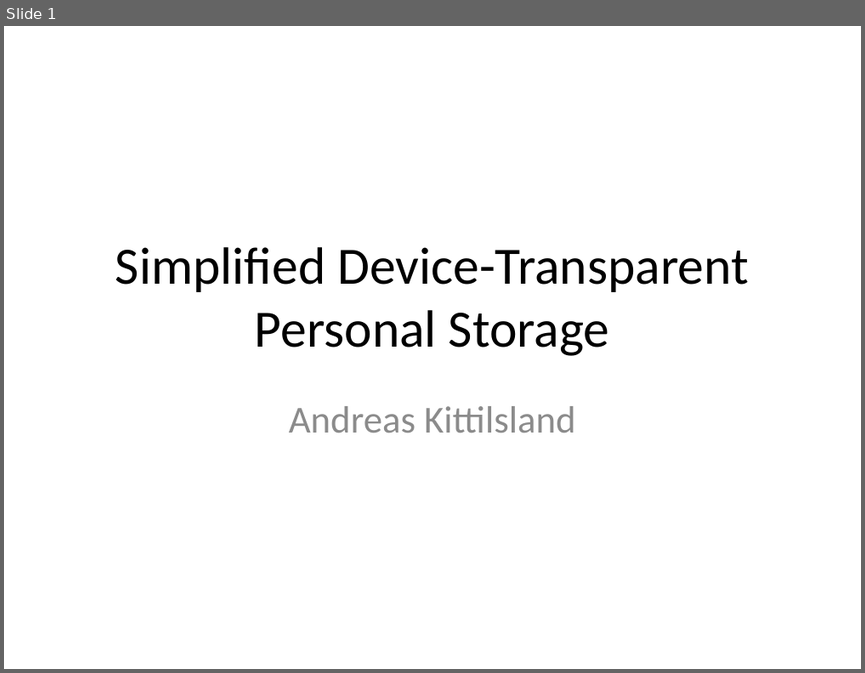
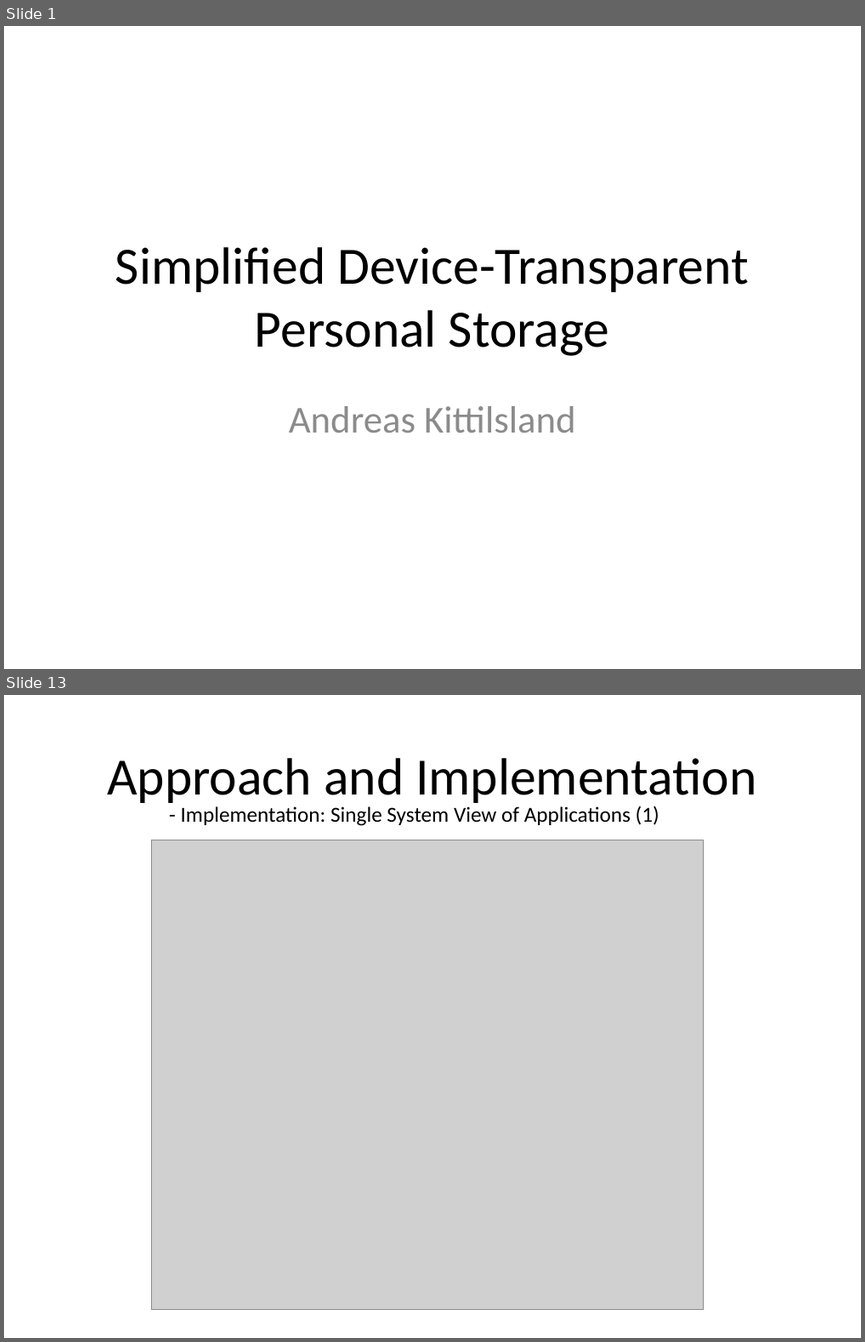
Before and after one commit to AndreasKi/Master, a slide deck: Documents/Presentation.pptx. Shown one above the other, each under a label of ours: slide 1 before the commit, slides 1 and 13 after it; the slides between them are not shown. The pictures are 865x673 and 865x1342 pixels, drawn with LibreOffice and Linux fonts; fonts in the diff are those of the drawing; grey boxes stand for pictures. Boxes give left, top, right and bottom in pixels: in the first picture for what was removed or moved away, otherwise in the second. Text is boxed around its words. In the diff, an @@ line names an element or a change of style, - is before the commit and + after.

```diff
--- a/Documents/Presentation.pptx
+++ b/Documents/Presentation.pptx
@@ slide 13 added at bbox=[4, 695, 861, 1338], background #FFFFFF @@
@@ title added at bbox=[107, 758, 756, 807], 44 pt, text #000000 @@
+Approach and Implementation
@@ text added at bbox=[181, 805, 659, 826], 18 pt, text #000000 @@
+- Implementation: Single System View of Applications (1)
@@ picture added at bbox=[151, 839, 704, 1310] @@
```
Also in this commit, not shown: 2 slides changed, 34 other slides added, 3 slides removed.
